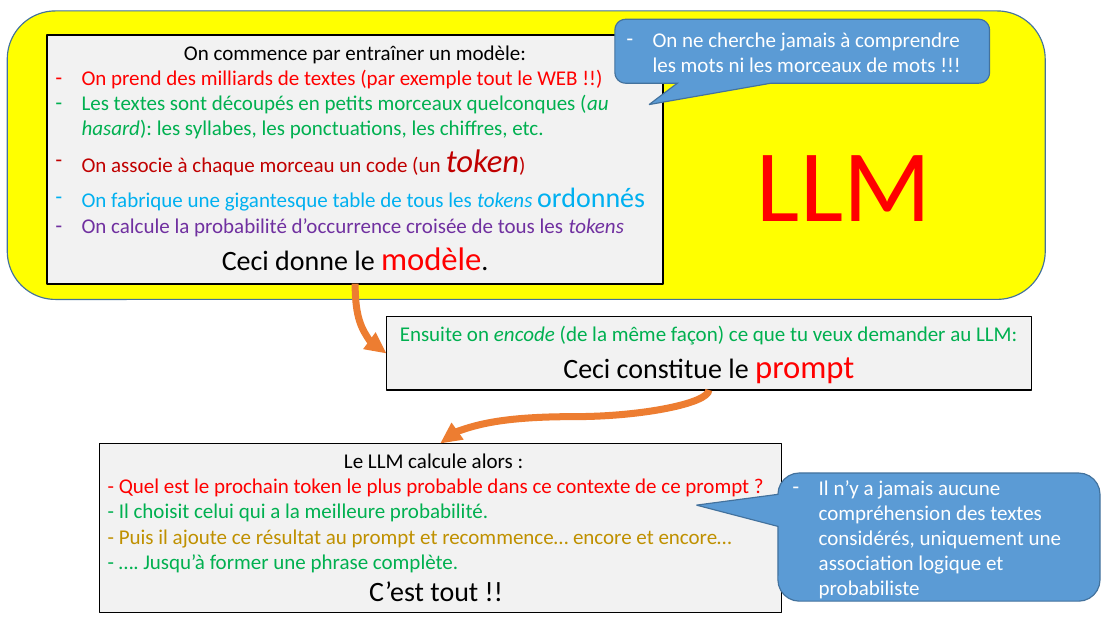
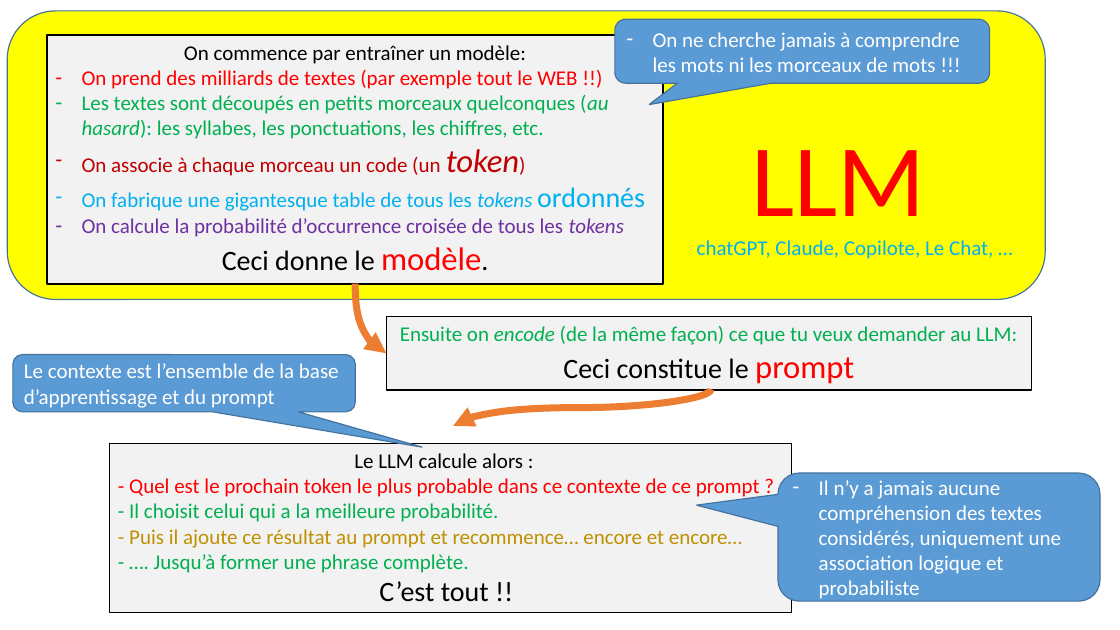
Before and after one commit to anumby-source/tutoriels, a slide deck: slide 1 of LLM.pptx. Drawn at 1120x630 pixels with LibreOffice and Linux fonts; fonts in the diff are those of the drawing. Boxes give left, top, right and bottom in pixels: in the first picture for what was removed or moved away, otherwise in the second. Text is boxed around its words. In the diff, an @@ line names an element or a change of style, - is before the commit and + after.

```diff
--- a/LLM.pptx
+++ b/LLM.pptx
@@ text "LLM": place and size @@
-text "LLM" at box(757, 155, 931, 221)
+text "LLM" at box(752, 150, 926, 216)
@@ text added at box(697, 240, 993, 259), 18 pt, text #00B0F0 @@
+chatGPT, Claude, Copilote, Le Chat, …
@@ rounded speech box added at box(13, 355, 355, 412), fill #5B9BD5, outline #43739E 1 pt, 18 pt, text #FFFFFF @@
+Le contexte est l’ensemble de la base d’apprentissage et du prompt
@@ curved arrow moved from (709, 390) - (440, 444) to (712, 389) - (453, 426) @@
@@ rectangle "Le LLM calcule alors :": place and size @@
-rectangle "Le LLM calcule alors :" at box(99, 444, 781, 613)
+rectangle "Le LLM calcule alors :" at box(110, 444, 792, 613)
```
Also in this commit, not shown: 1 other file.
